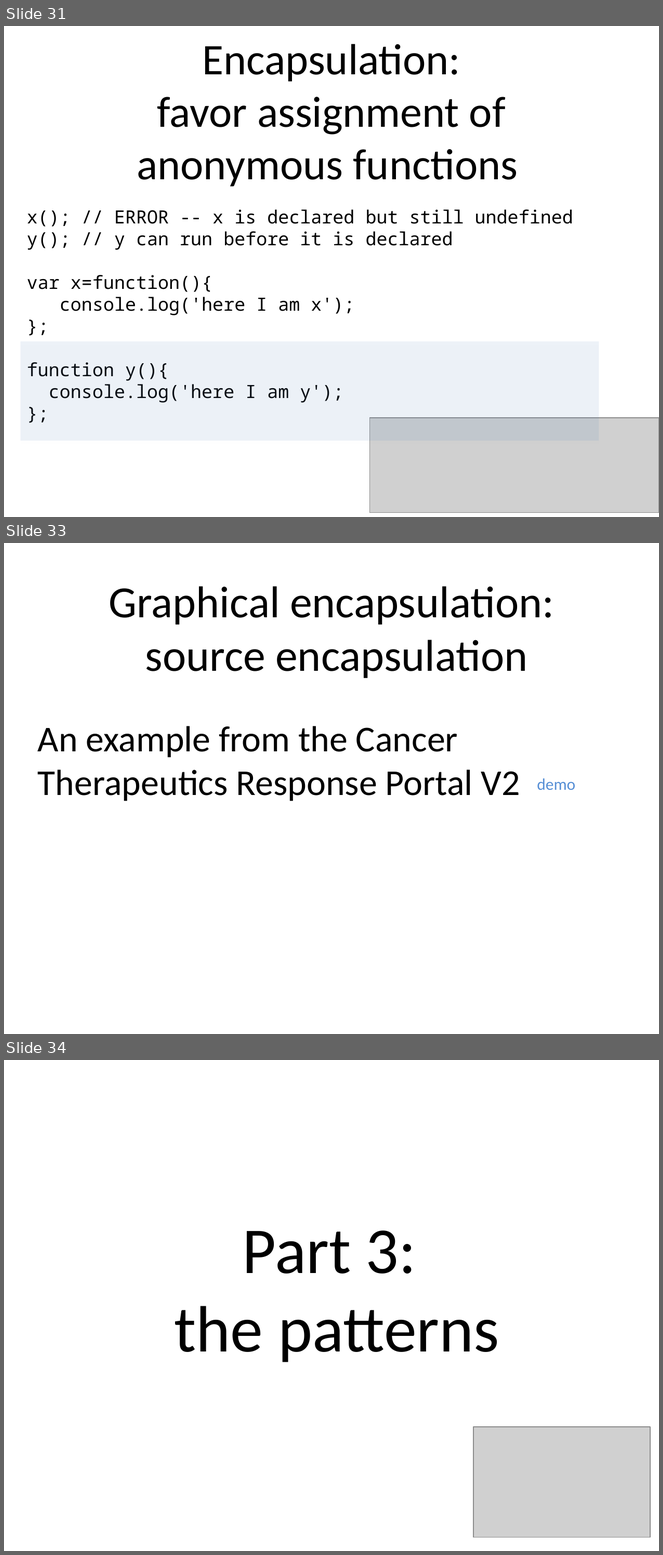
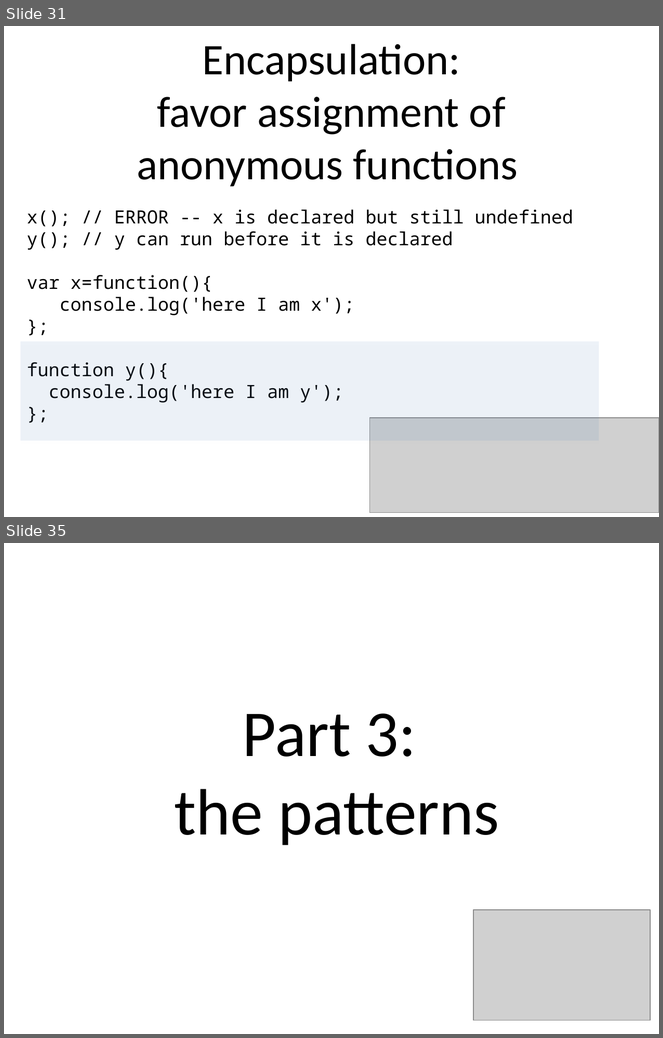
Before and after one commit to benralexander/lv, a slide deck: myD3_latest_c.ppt. Shown one above the other, each under a label of ours: slides 31, 33 and 34 before the commit, slides 31 and 35 after it; the slides between them are not shown. The pictures are 663x1555 and 663x1038 pixels, drawn with LibreOffice and Linux fonts; fonts in the diff are those of the drawing; grey boxes stand for pictures. Boxes give left, top, right and bottom in pixels: in the first picture for what was removed or moved away, otherwise in the second. Text is boxed around its words. In the diff, an @@ line names an element or a change of style, - is before the commit and + after.

```diff
--- a/myD3_latest_c.ppt
+++ b/myD3_latest_c.ppt
@@ slide 33 removed at (4,543,659,1034), background #FFFFFF @@
@@ title removed at (109,586,554,678) @@
-Graphical encapsulation:
-source encapsulation
@@ text removed at (38,726,520,801) @@
-An example from the Cancer Therapeutics Response Portal V2
@@ text removed at (537,779,575,790) @@
-demo
@@ what was slide 34 is now slide 35 @@
```
Also in this commit, not shown: 18 slides changed, 2 slides added, 3 other files.
